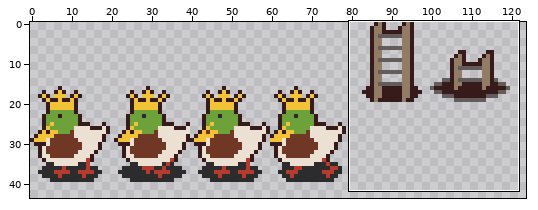
One commit to this pixel-art file: assets/spriteshit.aseprite. The first picture is a wide view before the edit; the outline marks the close-up.
Close-up. First the earlier version:
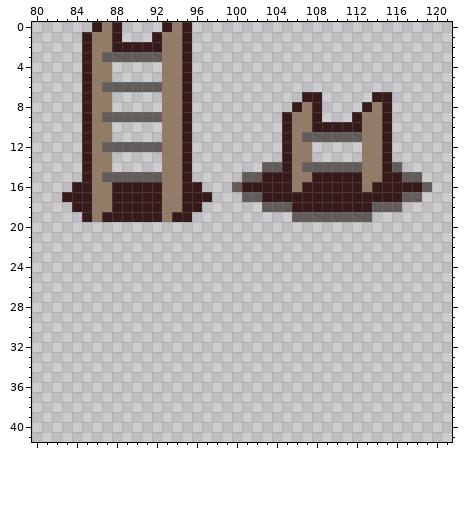
420x200 pixels, 1 frame. Shown: x 80..121, y 0..41. The wide view leaves out empty margins.
After:
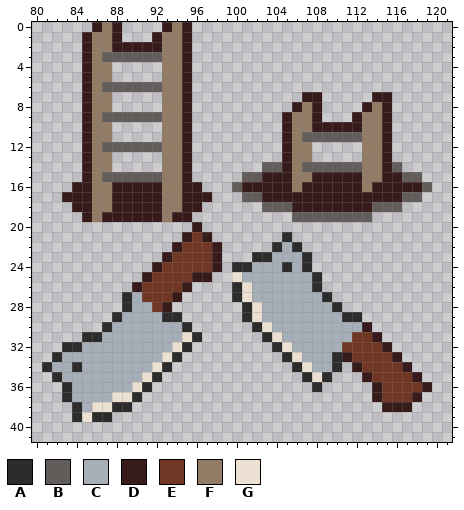
Palette (. is transparent): A #2c2c2c  B #625c5a  C #a6afb7  D #371b1b  E #713725  F #937c65  G #ece0d3
Changes in this commit:
Changed rows in their new state; - is an unchanged pixel.
first column x 81:
20 ---------------D-----------------------
21 --------------DED-------A--------------
22 -------------DEEED-----ACA-------------
23 ------------DEEEED---AACCCA------------
24 -----------DEEEEED-AACCCACA------------
25 ----------DEEEEDD--GCCCCCCCA-----------
26 ---------DEEEED----AGCCCCCCA-----------
27 --------ACEEED-----AGCCCCCCCA----------
28 --------ACCED-------AGCCCCCCCA---------
29 -------ACCCCAA------AGCCCCCCCCAA-------
30 ------ACCCCCCCA------AGCCCCCCCCCD------
31 ----AACCCCCCCCGA------AGCCCCCCCEED-----
32 --AACCCCCCCCCGA--------AGCCCCCEEEED----
33 -ACCCCCCCCCCGA----------AGCCCADEEEED---
34 ACCACCCCCCCGA------------AGCCA-DEEEED--
35 -ACCCCCCCCGA--------------AGA---DEEEED-
36 --ACCCCCCGA----------------A-----DEEEED
37 --ACCCCGGA-----------------------DEEED-
38 ---ACGGAA-------------------------DDD--
39 ---AGAA--------------------------------
